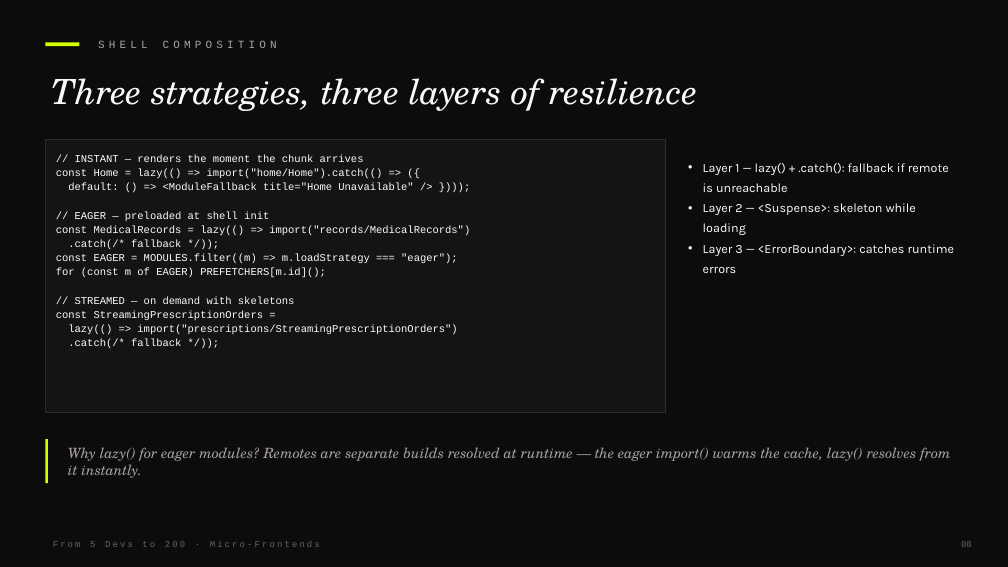
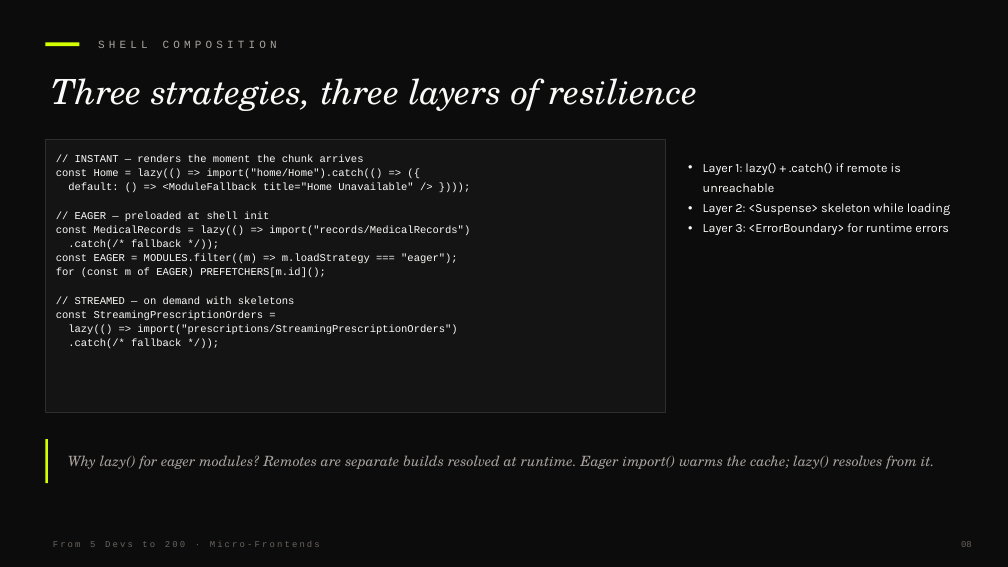
Before and after one commit to devlinduldulao/module-federation-demo, a slide deck: slide 8 of presentation/SLIDES.pptx. Drawn at 1008x567 pixels with LibreOffice and Linux fonts; fonts in the diff are those of the drawing. Boxes give left, top, right and bottom in pixels: in the first picture for what was removed or moved away, otherwise in the second. Text is boxed around its words. In the diff, an @@ line names an element or a change of style, - is before the commit and + after.

```diff
--- a/presentation/SLIDES.pptx
+++ b/presentation/SLIDES.pptx
@@ text at (703,163,950,235): text changed @@
-• Layer 1 — lazy() + .catch(): fallback if remote is unreachable
-• Layer 2 — <Suspense>: skeleton while loading
-• Layer 3 — <ErrorBoundary>: catches runtime errors
+• Layer 1: lazy() + .catch() if remote is unreachable
+• Layer 2: <Suspense> skeleton while loading
+• Layer 3: <ErrorBoundary> for runtime errors
@@ text at (68,455,935,469): text changed @@
-Why lazy() for eager modules? Remotes are separate builds resolved at runtime — the eager import() warms the cache, lazy() resolves from it instantly.
+Why lazy() for eager modules? Remotes are separate builds resolved at runtime. Eager import() warms the cache; lazy() resolves from it.
```
Also in this commit, not shown: 15 other slides changed, 7 other files.
